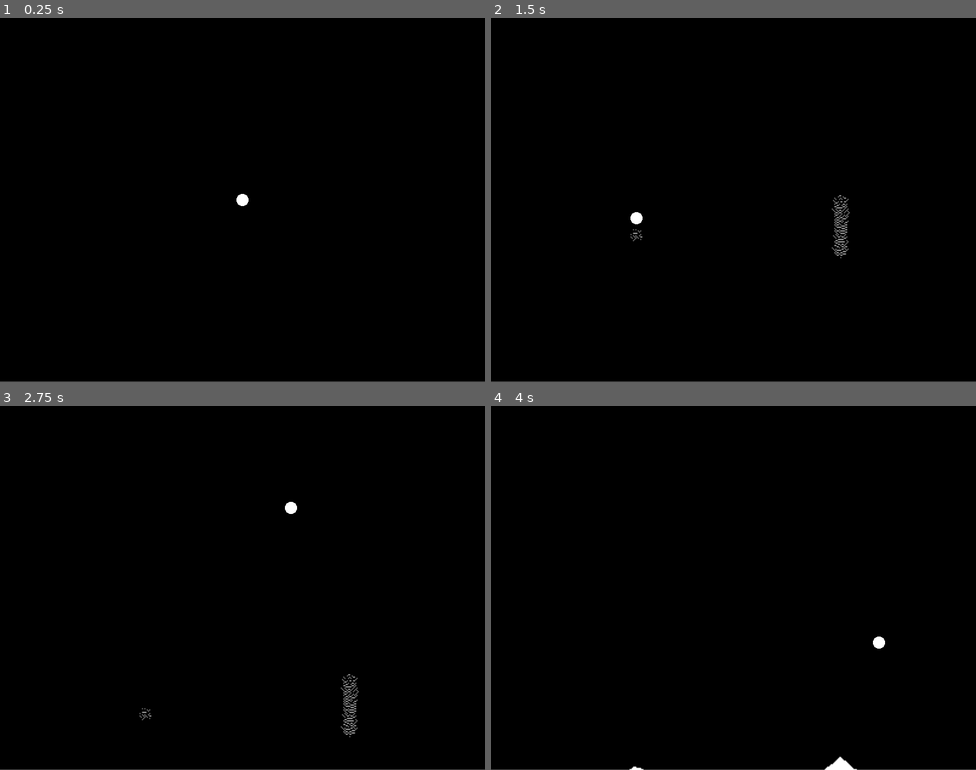
Above: before the commit, frames 1-4 (two rows, left to right).
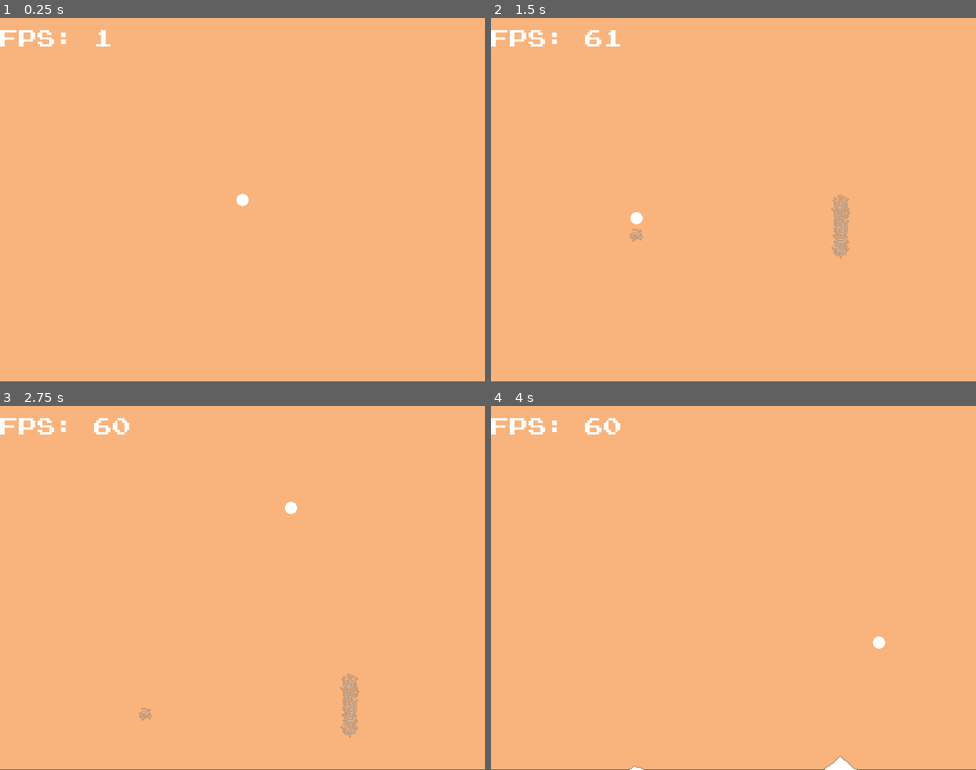
Above: after the commit, the same moments.

Repository: KunkelAlexander/neon-sand
Game: Godot game, scene res://scenes/cursor.tscn
Two runs of this game, one before a commit and one after it. Both use one fixed random seed, a clock stepped at 60 frames per second and the inputs below.
Inputs (mouse positions are in pixels of both pictures, inside the frame that each line leads up to):
- Up to frame 1 (0.25 s): no input
- Up to frame 2 (1.5 s): tap Enter at 0.5 s; move the mouse to (840, 181) at 0.52 s; press the mouse at (840, 181) at 0.53 s; move the mouse to (636, 218) at 1.27 s; release the mouse at (636, 218) at 1.28 s; tap 1 (press_1) at 1.35 s
- Up to frame 3 (2.75 s): move the mouse to (291, 507) at 2.02 s; hold 2 (press_2) from 2.03 s (still down)
- Up to frame 4 (4 s): move the mouse to (709, 660) at 2.77 s; release 2 (press_2) at 2.78 s; tap 3 (press_3) at 2.85 s; move the mouse to (879, 642) at 3.52 s; hold Right mouse button (right_click) from 3.53 s (still down)

The runs differ from the first frame. In frame 1, 100% of the frame differs, in the area x 0-100%, y 0-100%; in frame 2, 100%; in frame 3, 100%; in frame 4, 100%.

Commit message:
Add FPS counter

Diff:
--- a/scenes/cursor.tscn
+++ b/scenes/cursor.tscn
@@ -1,15 +1,17 @@
-[gd_scene load_steps=4 format=3 uid="uid://c8maycj72kdl7"]
+[gd_scene load_steps=6 format=3 uid="uid://c8maycj72kdl7"]
 
 [ext_resource type="Script" path="res://scripts/cursor.gd" id="1_10kv6"]
 [ext_resource type="Script" path="res://scripts/sand_simulation_update_active.gd" id="2_5rbfh"]
 [ext_resource type="Script" path="res://scripts/gpu_renderer.gd" id="3_vh1vf"]
+[ext_resource type="FontFile" uid="uid://ee7xbhgb8w64" path="res://assets/fonts/PressStart2P.ttf" id="4_iparr"]
+[ext_resource type="Script" path="res://scripts/show_fps.gd" id="5_dmrtd"]
 
 [node name="Node2D" type="Node2D"]
 
 [node name="Background" type="ColorRect" parent="."]
 offset_right = 802.0
 offset_bottom = 599.0
-color = Color(0, 0, 0, 1)
+color = Color(0.97518, 0.705253, 0.490719, 1)
 
 [node name="Input" type="Node2D" parent="."]
 z_index = 4
@@ -20,3 +22,12 @@
 
 [node name="SandRenderer" type="Node2D" parent="."]
 script = ExtResource("3_vh1vf")
+
+[node name="Label" type="Label" parent="."]
+offset_right = 197.0
+offset_bottom = 72.0
+theme_override_fonts/font = ExtResource("4_iparr")
+theme_override_font_sizes/font_size = 31
+text = "FPS: "
+vertical_alignment = 1
+script = ExtResource("5_dmrtd")
--- /dev/null
+++ b/scripts/show_fps.gd
@@ -0,0 +1,4 @@
+extends Label
+
+func _process(delta):
+	text = "FPS: %d" % Engine.get_frames_per_second()
Binary file added: assets/fonts/PressStart2P.ttf
Not shown, added: assets/fonts/PressStart2P.ttf.import
